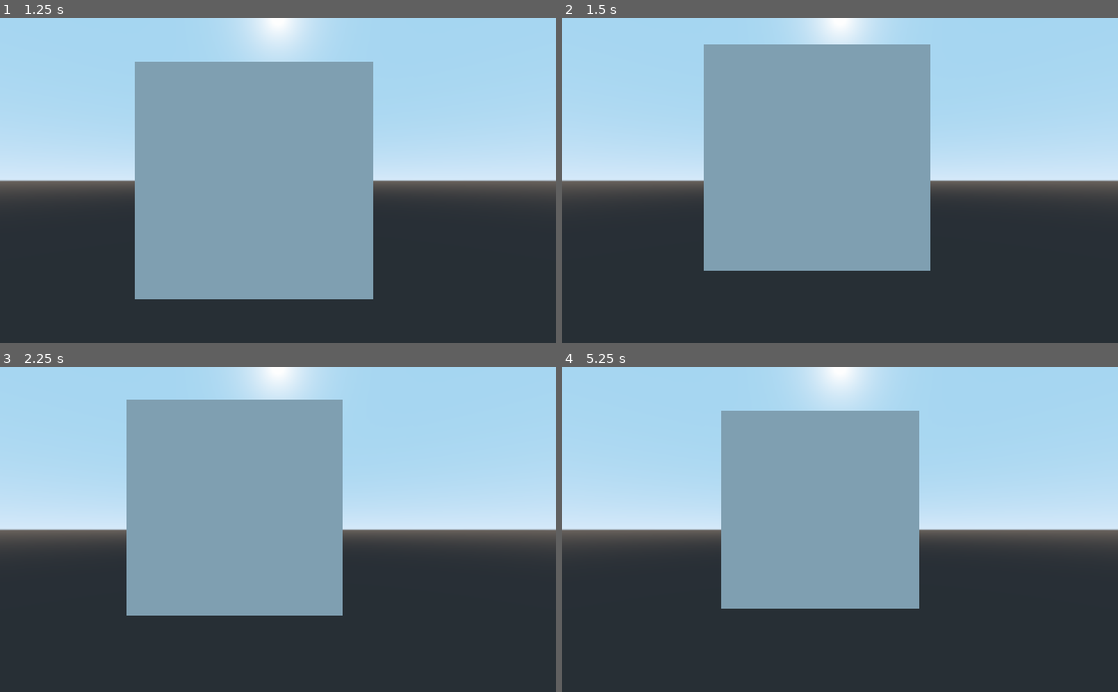
Above: before the commit, frames 1-4 (two rows, left to right).
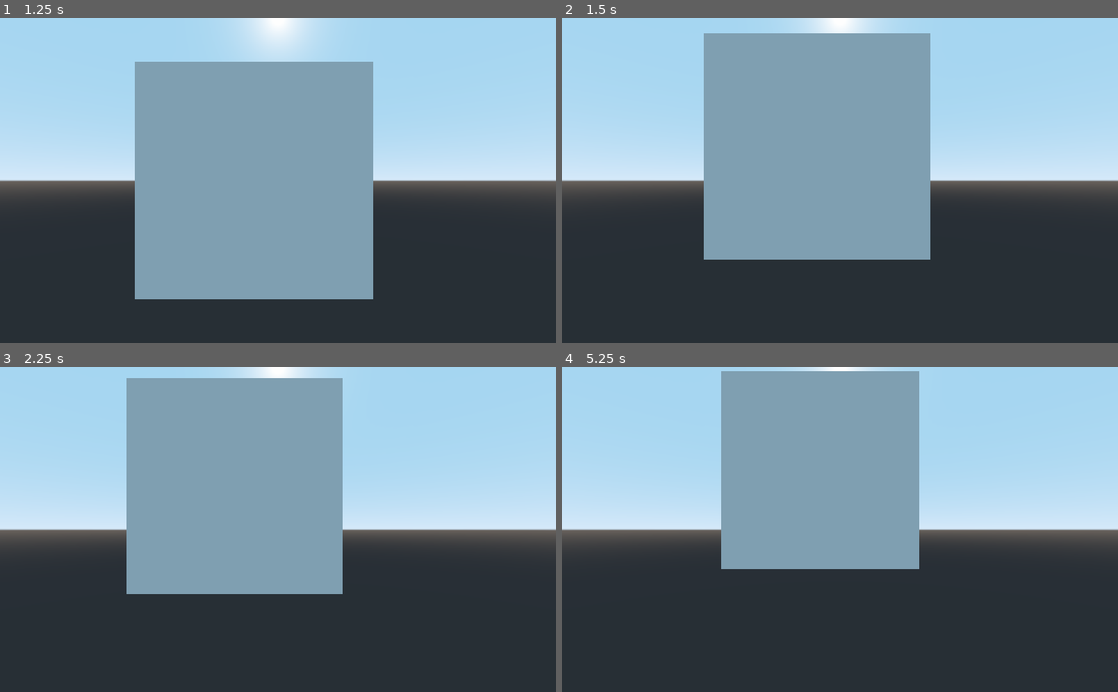
Above: after the commit, the same moments.

Repository: PaganSeaWitch/TechDemosForFunAndProfit
Game: Godot game, scene res://Main.tscn
Two runs of this game, one before a commit and one after it. Both use one fixed random seed, a clock stepped at 60 frames per second and the inputs below.
Inputs (mouse positions are in pixels of both pictures, inside the frame that each line leads up to):
- Up to frame 1 (1.25 s): tap Enter at 0.5 s; move the mouse to (400, 164) at 0.52 s; hold D (right) from 0.53 s (still down); click (400, 164) at 0.6 s
- Up to frame 2 (1.5 s): tap Space at 1.25 s; move the mouse to (728, 196) at 1.27 s; release D (right) at 1.28 s; hold S (back) from 1.28 s (still down); click (728, 196) at 1.35 s
- Up to frame 3 (2.25 s): tap Enter at 2 s; move the mouse to (333, 458) at 2.02 s; release S (back) at 2.03 s; hold D (right) from 2.03 s (still down); click (333, 458) at 2.1 s
- Up to frame 4 (5.25 s): tap Space at 2.75, 4.25 s; move the mouse to (812, 594) at 2.77 s; release D (right) at 2.78 s; hold W (forward) 2.78-3.53 s; click (812, 594) at 2.85 s; tap Enter at 3.5 s; move the mouse to (1006, 578) at 3.52 s; hold A (left) 3.53-5.03 s; click (1006, 578) at 3.6 s; move the mouse to (673, 480) at 4.27 s; click (673, 480) at 4.35 s; move the mouse to (867, 529) at 5.02 s; hold S (back) from 5.03 s (still down); click (867, 529) at 5.1 s

Frame 1 is identical in both runs. In frame 2, 2.8% of the frame differs, in the area x 25-67%, y 4-78%; in frame 3, 5.2%; in frame 4, 8.7%, in the area x 28-65%, y 1-75%.

Commit message:
spoopi manhantten

Diff:
--- a/RAYCASTS/GODOT/HitType.gd
+++ b/RAYCASTS/GODOT/HitType.gd
@@ -5,5 +5,8 @@
 # var a = 2
 # var b = "text"
 
-static func getHitType():
+func getHitType():
+	return "generic"
+
+func _init():
 	pass
--- a/RAYCASTS/GODOT/MoveBack.gd
+++ b/RAYCASTS/GODOT/MoveBack.gd
@@ -6,12 +6,10 @@
 # var b = "text"
 
 
-# Called when the node enters the scene tree for the first time.
-func _ready():
-	print(get_parent().get_parent().get_instance_id())
 
 
 # Called every frame. 'delta' is the elapsed time since the previous frame.
 func hit(type):
 	.hit(type)
-	emit_signal("acceptable_raycast_hit", Vector3(0, -.1, 0))
+	if(type is HitType):
+		emit_signal("acceptable_raycast_hit", Vector3(0, -.1, 0))
--- a/RAYCASTS/GODOT/PlayerHit.gd
+++ b/RAYCASTS/GODOT/PlayerHit.gd
@@ -7,5 +7,8 @@
 
 
 # Called when the node enters the scene tree for the first time.
-static func getHitType():
+func getHitType():
 	return "Player"
+
+func _init():
+	pass
--- a/RAYCASTS/GODOT/moveBackAndUp.gd
+++ b/RAYCASTS/GODOT/moveBackAndUp.gd
@@ -13,6 +13,5 @@
 # Called every frame. 'delta' is the elapsed time since the previous frame.
 func hit(type):
 	.hit(type)
-
 	if(type is PlayerHit):
 		emit_signal("acceptable_raycast_hit", Vector3(-.1, 0, 0))
--- a/RAYCASTS/GODOT/shoot.gd
+++ b/RAYCASTS/GODOT/shoot.gd
@@ -21,5 +21,6 @@
 		var result = space_state.intersect_ray(from, to)
 		if(result.empty() == false):
 			if(result.collider.is_in_group("hittable")):
-				var hitType := PlayerHit
+				var hitType: PlayerHit
+				hitType = preload("res://PlayerHit.gd").new();
 				result.collider.hit(hitType)
